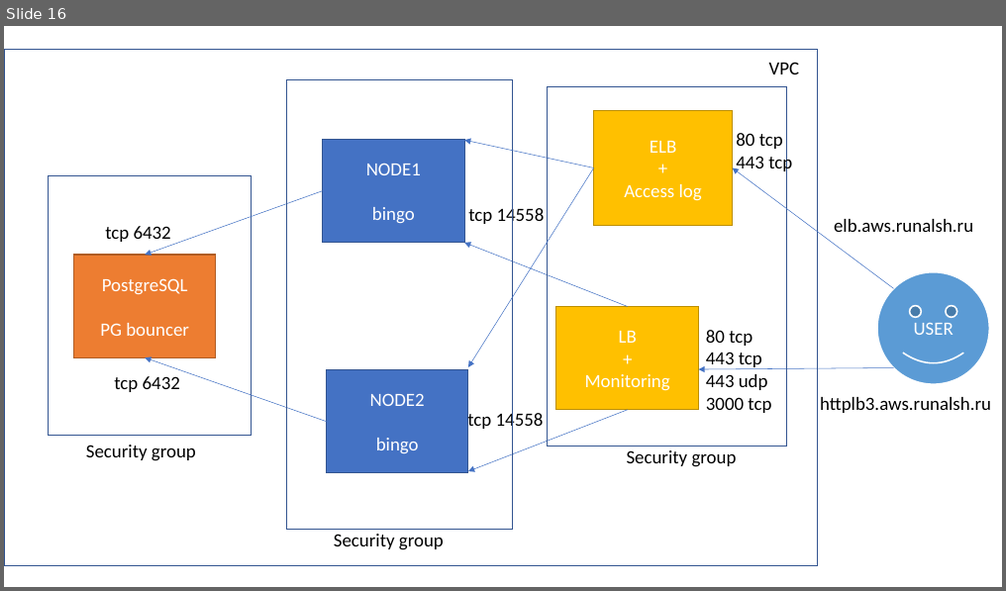
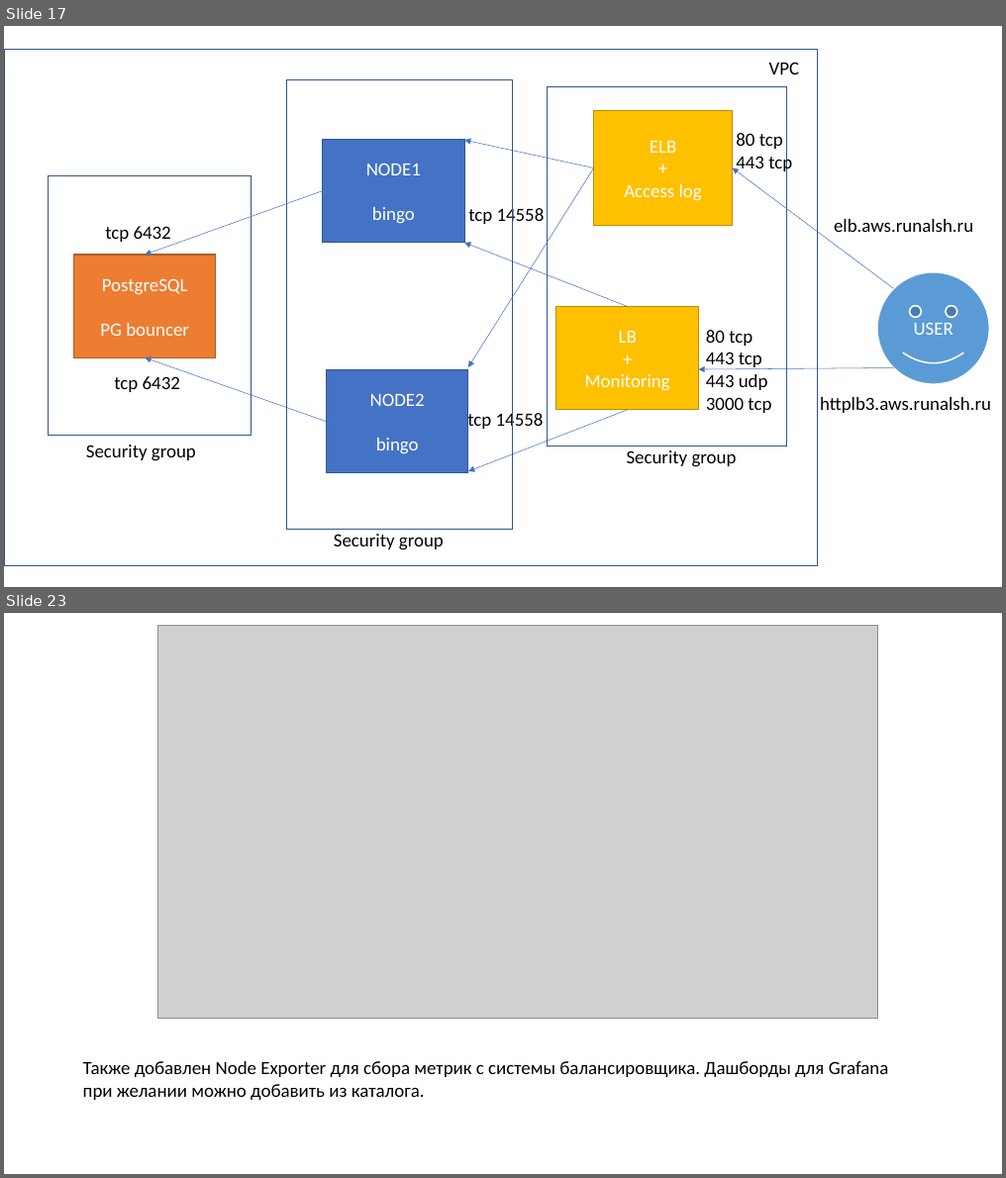
Before and after one commit to runalsh/yandex-young-devops-training, a slide deck: presentation.pptx. Shown one above the other, each under a label of ours: slide 16 before the commit, slides 17 and 23 after it; the slides between them are not shown. The pictures are 1006x591 and 1006x1178 pixels, drawn with LibreOffice and Linux fonts; fonts in the diff are those of the drawing; grey boxes stand for pictures. Boxes give left, top, right and bottom in pixels: in the first picture for what was removed or moved away, otherwise in the second. Text is boxed around its words. In the diff, an @@ line names an element or a change of style, - is before the commit and + after.

```diff
--- a/presentation.pptx
+++ b/presentation.pptx
@@ slide 23 added at [4,613,1002,1174], background #FFFFFF @@
@@ picture added at [158,626,877,1019] @@
@@ text added at [83,1061,888,1100], 18 pt, text #000000 @@
+Также добавлен Node Exporter для сбора метрик с системы балансировщика. Дашборды для Grafana
+при желании можно добавить из каталога.
@@ what was slide 16 is now slide 17 @@
```
Also in this commit, not shown: 1 slide changed, 7 other slides added, 4 slides removed, 19 other files.
